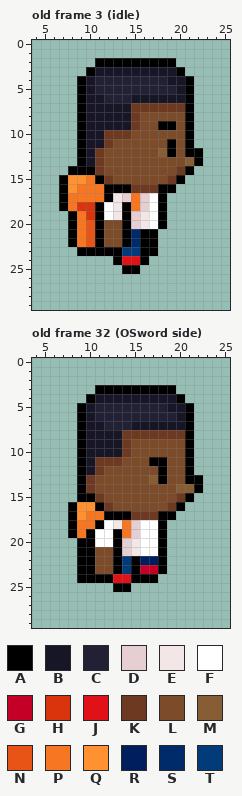
File history of a pixel-art file, aseprite/Hero.aseprite. Above is the file before it was changed.
31x32 pixels, 73 frames. Shown: old frame 3 (idle): x 4..25, y 0..29; old frame 32 (OSword side): x 4..25, y 0..29. The commit also changed other frames, which this record leaves out.
Visible layers, top first: "top", "side", "Down".
Palette (. is transparent): A #000000  B #171626  C #222034  D #e6cfd2  E #f2e6e7  F #ffffff  G #c40027  H #d9340b  J #e01117  K #6e3921  L #7b4b2a  M #875d36  N #e85415  P #f77622  Q #ff9130  R #001e5e  S #002b6b  T #013b7a
Pixels before, old frame 3 (idle), first column x 7:
 2 ....AAAAAAAAA...
 3 ...ABBBBBBBBBA..
 4 ..ABCCCCCCCCBBA.
 5 ..ABCCCCCCCCCBA.
 6 ..ABBCCCBBBBBBA.
 7 ..ABBBBBKKKKKKA.
 8 ..ABBBBBKLLLLLA.
 9 ..ABBBBBKLLAALA.
10 ..ABBKKKLLLLLLA.
11 ..ABBKLLLLLLALA.
12 ..ABKLLLLLLMALAA
13 ..ABKLLLLLLLLLMA
14 .AAAKLLLLLLLLKA.
15 AQQPAKLLLLLLKA..
16 AQPPPAAAKKKAA...
17 APPPPAEDPDFA....
18 APHHAFEAPDFA....
19 .APHAFEADEFA....
20 .APNALLADEFA....
21 .APNALLASAA.....
22 .APNALLASAA.....
23 ..AAAAATTAA.....
24 ......AJJA......
25 .......AA.......
Pixels before, old frame 32 (OSword side), first column x 8:
 3 ...AAAAAAAAA...
 4 ..ABBBBBBBBBA..
 5 .ABCCCCCCCCBBA.
 6 .ABCCCCCCCCCBA.
 7 .ABBCCCBBBBBBA.
 8 .ABBBBKKKKKKKA.
 9 .ABBBBKLLLLLLA.
10 .ABBBBKLLLLLLA.
11 .ABKKKLLLAALLA.
12 .ABKLLLLLLALLA.
13 .AKLLLLLLMALLAA
14 .AKLLLLLLLLLMMA
15 .AAKLLLLLLLLKA.
16 AQQAKLLLLLLKA..
17 AQPPAAAKKKAA...
18 APPAFEPDFFA....
19 APAFFAPDFFA....
20 .AAFFADEFFA....
21 .AALLADEFFA....
22 .AALLATARRA....
23 .AALLATAGGA....
24 .AAAAJJAAA.....
25 .....AA........
Once edited:
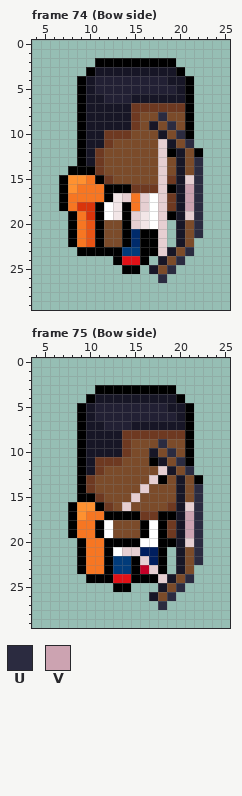
Colours new in this view: U #2b2b40  V #cca3b1
A new or re-ordered frame is compared with the old frame closest to it.
What changed:
frames 73 -> 85
layer "Layer 1" added
Changed rows in their new state; - is an unchanged pixel.
Frame 74 (Bow side) is new; against old frame 3 (idle), layers "Layer 1", "side":
first column x 17:
 8 -U----
 9 BLU---
10 -B-U--
11 -DB-U-
12 -D-BL-
13 -D-BLU
14 -D-BLU
15 -D-BDU
16 -D-BVU
17 -DKBVU
18 -DKBVU
19 -DABDU
20 -D-BLU
21 -D-BLU
22 -D-BL-
23 -DBLU-
24 -BLU--
25 BLU---
26 -U----
Frame 75 (Bow side) is new; against old frame 32 (OSword side), layers "Layer 1", "side":
first column x 9:
 9 ---------U----
10 --------B-U---
11 ---------B-U--
12 ---------DB-U-
13 --------D--BL-
14 -------D---BLU
15 ------D----BLU
16 -----D-----BDU
17 ------A----BVU
18 ----LLLA--KBVU
19 -PA-LLLA--KBVU
20 -PPA-AA---ABDU
21 -PPAF-DRR--BLU
22 -PPAT--D---BLU
23 -PPAT---D--BL-
24 .--------DBLU-
25 ---------BLU--
26 --------BLU---
27 ---------U----
Where, in picture pixels (left, top, right, bottom), the same in both pictures:
changed: (149, 112, 203, 283)
changed: (77, 439, 203, 610)
